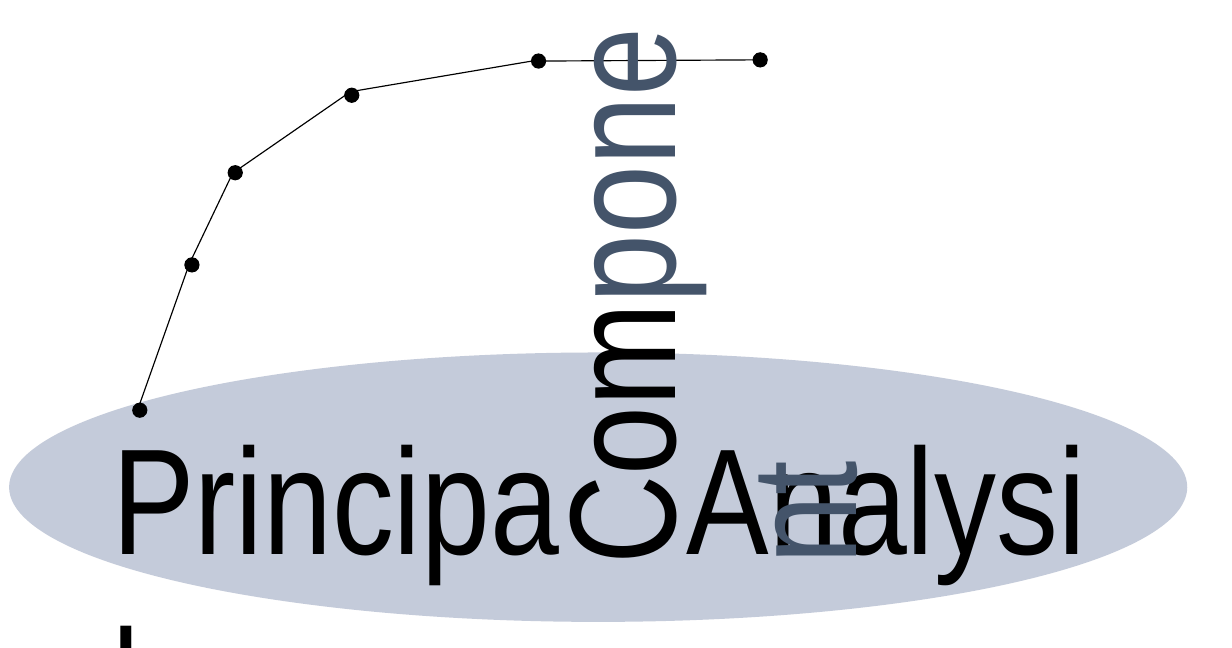
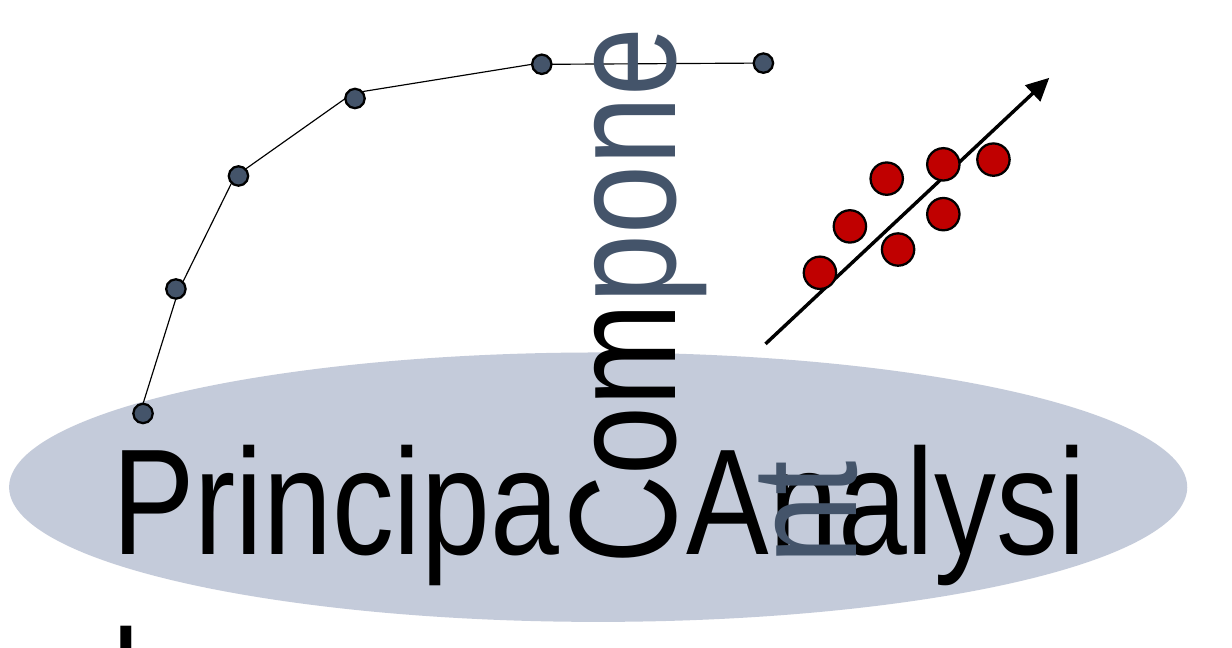
Before and after one commit to erdogant/pca, a slide deck: slide 1 of docs/figs/logo.pptx. Drawn at 1232x648 pixels with LibreOffice and Linux fonts; fonts in the diff are those of the drawing. Boxes give left, top, right and bottom in pixels: in the first picture for what was removed or moved away, otherwise in the second. Text is boxed around its words. In the diff, an @@ line names an element or a change of style, - is before the commit and + after.

Commit message:
logo update

```diff
--- a/docs/figs/logo.pptx
+++ b/docs/figs/logo.pptx
@@ ellipse: place and size @@
-ellipse at bbox=[532, 54, 545, 68]
+ellipse at bbox=[532, 54, 552, 74]
@@ ellipse: place and size @@
-ellipse at bbox=[754, 53, 768, 66]
+ellipse at bbox=[754, 53, 774, 72]
@@ ellipse: place and size @@
-ellipse at bbox=[346, 89, 359, 102]
+ellipse at bbox=[346, 89, 366, 109]
@@ line moved from (356, 91) - (532, 61) to (362, 92) - (532, 64) @@
@@ line moved from (545, 61) - (754, 59) to (552, 64) - (754, 63) @@
@@ arrow added from (766, 344) to (1049, 77), #000000 1.5 pt @@
@@ line moved from (240, 168) - (346, 96) to (245, 170) - (346, 99) @@
@@ ellipse added at bbox=[927, 148, 960, 181], fill #C00000, outline #000000 1 pt @@
@@ ellipse added at bbox=[977, 143, 1010, 176], fill #C00000, outline #000000 1 pt @@
@@ ellipse: place and size @@
-ellipse at bbox=[229, 166, 242, 180]
+ellipse at bbox=[229, 166, 249, 186]
@@ ellipse added at bbox=[871, 163, 904, 196], fill #C00000, outline #000000 1 pt @@
@@ line moved from (193, 259) - (231, 178) to (183, 282) - (232, 183) @@
@@ ellipse added at bbox=[927, 198, 960, 231], fill #C00000, outline #000000 1 pt @@
@@ ellipse added at bbox=[833, 211, 866, 244], fill #C00000, outline #000000 1 pt @@
@@ ellipse added at bbox=[883, 234, 916, 267], fill #C00000, outline #000000 1 pt @@
@@ ellipse added at bbox=[804, 257, 837, 290], fill #C00000, outline #000000 1 pt @@
@@ fill #000000 to #44546A in 6 elements at bbox=[229, 166, 249, 186], bbox=[133, 404, 153, 423], bbox=[346, 89, 366, 109], bbox=[532, 54, 552, 74], bbox=[754, 53, 774, 72], bbox=[166, 280, 186, 300] @@
@@ ellipse: place and size @@
-ellipse at bbox=[186, 259, 199, 272]
+ellipse at bbox=[166, 280, 186, 300]
@@ line moved from (140, 404) - (188, 270) to (143, 404) - (176, 300) @@
@@ ellipse: place and size @@
-ellipse at bbox=[133, 404, 147, 417]
+ellipse at bbox=[133, 404, 153, 423]
```
